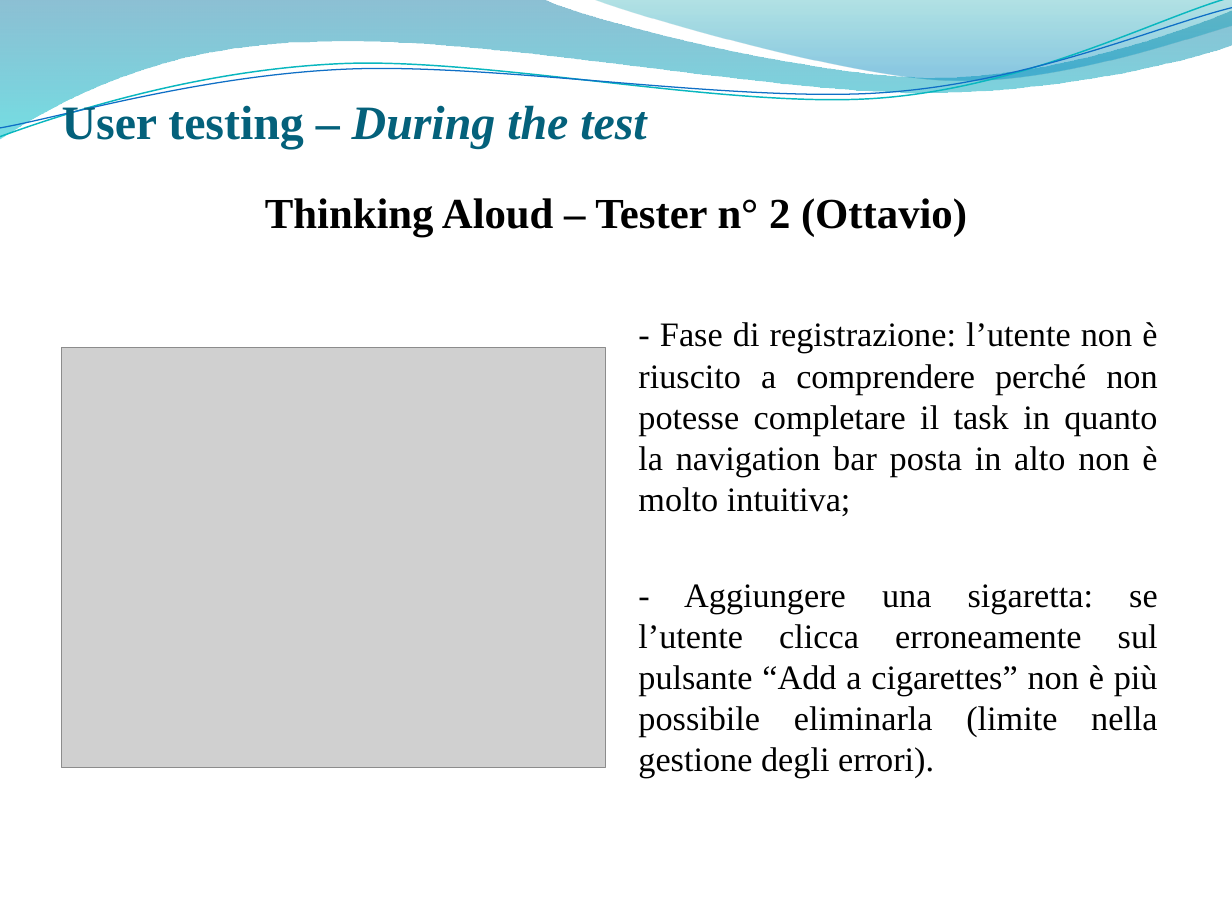
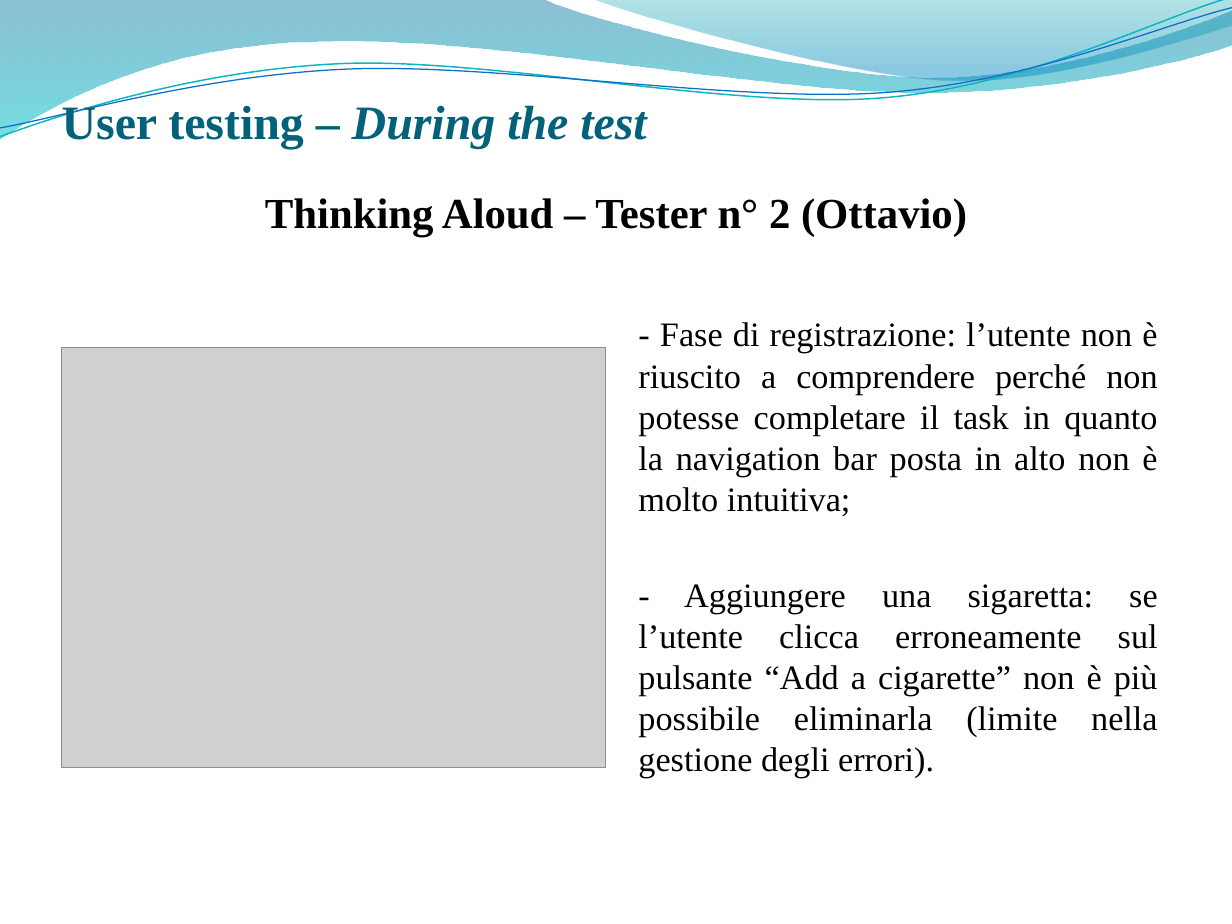
Before and after one commit to giusmastro91/Cognitive-systems, a slide deck: slide 31 of Prova_6/Leone_Mastrosimone_PresentazioneProgetto.pptx. Drawn at 1232x924 pixels with LibreOffice and Linux fonts; fonts in the diff are those of the drawing; grey boxes stand for pictures; background and template pictures are left out. Boxes give left, top, right and bottom in pixels: in the first picture for what was removed or moved away, otherwise in the second. Text is boxed around its words. In the diff, an @@ line names an element or a change of style, - is before the commit and + after.

```diff
--- a/Prova_6/Leone_Mastrosimone_PresentazioneProgetto.pptx
+++ b/Prova_6/Leone_Mastrosimone_PresentazioneProgetto.pptx
@@ text at (638, 584, 1158, 778): text changed @@
-- Aggiungere una sigaretta: se l’utente clicca erroneamente sul pulsante “Add a cigarettes” non è più possibile eliminarla (limite nella gestione degli errori).
+- Aggiungere una sigaretta: se l’utente clicca erroneamente sul pulsante “Add a cigarette” non è più possibile eliminarla (limite nella gestione degli errori).
```
Also in this commit, not shown: 4 other slides changed, 2 other files.
